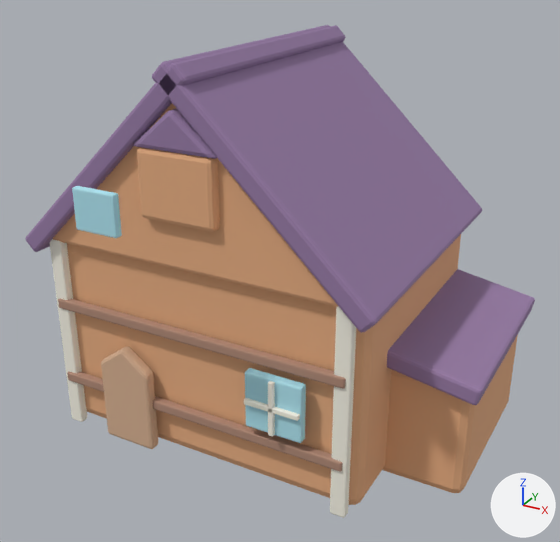
An edit to the glTF model assets/northern/northern_house_orange.glb, drawn before and after from the same camera.
The view is the same before and after, from a camera (50 mm lens) standing at (10.22, -17.71, 13.07) and looking at (0.86, -0.71, 4.57). Arrows for +X, +Y and +Z are at lower right; the lights stay in place. The picture after the commit comes second. Vertices at exactly the same position are counted once.

In view in the first picture: 'northern_house_orange.001'.
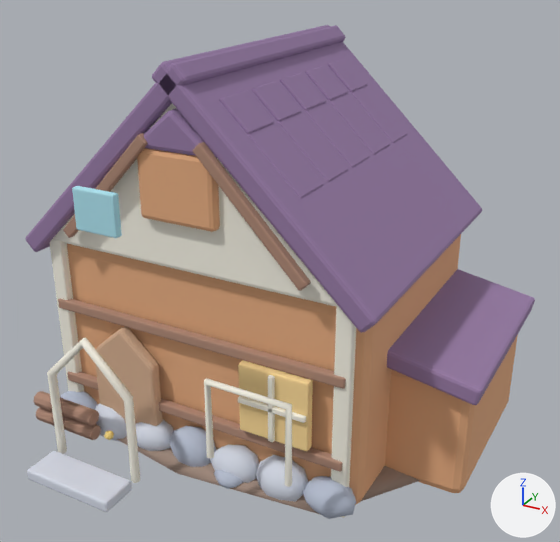
Boxes (x1, y1, x2, y2) around the edits, measured in the pictures (560 x 542 px; the box of a moved part takes in the faces that stretch with it):
'northern_house_orange.001', reshaped: before (25, 25, 535, 518); after (25, 25, 535, 519)
part 1 of me_back_gable_mesh_011, moved or reshaped: before (244, 398, 300, 421); after (238, 396, 306, 423)
part 2 of me_back_gable_mesh_011, moved or reshaped: before (268, 381, 275, 437); after (268, 375, 275, 442)
part 3 of me_back_gable_mesh_011, added: after (104, 431, 114, 440)
part 4 of me_back_gable_mesh_011, added: after (63, 133, 147, 238)
part 5 of me_back_gable_mesh_011, rebuilt: before (101, 347, 158, 449); after (96, 327, 163, 426)
part 6 of me_back_gable_mesh_011, rebuilt (23% wider, 21% taller): before (245, 368, 306, 443); after (238, 360, 313, 451)
part 7 of me_back_gable_mesh_011, added: after (193, 59, 407, 291)
part 8 of me_back_gable_mesh_011, added: after (27, 337, 420, 519)
part 9 of me_back_gable_mesh_011, recoloured (beige to white): (53, 103, 338, 307) in both

The change, as a diff of the scene's bpy script:
```diff
--- a/assets/northern/northern_house_orange.glb.py
+++ b/assets/northern/northern_house_orange.glb.py
@@ me_back_gable_mesh_011 @@
-me_back_gable_mesh_011.from_pydata(...)  # 1104 vertices, 2112 faces; spans x -5.02..6.96, y -10.43..0.46, z -5.62..4.96
+me_back_gable_mesh_011.from_pydata(...)  # 4396 vertices, 8436 faces; spans x -6.1..6.96, y -10.43..1.81, z -5.69..4.96
+# me_back_gable_mesh_011 part 1: the loose piece of 56 vertices spanning x 1.77..3.25, y -7.86..-7.74, z -2.97..-2.83 is scaled about its middle by (1.23, 1, 1)
+# me_back_gable_mesh_011 part 2: the loose piece of 56 vertices spanning x 2.44..2.58, y -7.86..-7.74, z -3.64..-2.16 is scaled about its middle by (1, 1, 1.23)
+# me_back_gable_mesh_011 part 3: the loose piece of 42 vertices spanning x -2.87..-0.45, y -2.34..-0.92, z 2.64..2.98 is copied, and the copy is multiplied about its middle by the matrix ((0.097, -0.003, 0.008), (-0.001, 0.171, 0.006), (0.001, 0.001, 0.649)), then moved by (0.18, -7.47, -7.01), in mat_mrn_gold (yellow #f8da81); it spans x -1.61..-1.37, y -9.23..-8.98, z -4.32..-4.08
+# me_back_gable_mesh_011 part 4: the loose piece of 56 vertices spanning x -4.39..-3.97, y -7.53..-7.27, z -5.62..0.07 is copied, and the copy is multiplied about its middle by the matrix ((0.464, 0.0, 0.465), (0.0, 0.846, 0.0), (-0.445, 0.0, 0.484)), then moved by (2.14, -0.4, 4.65), in mat_mrn_wood (beige #af8976); it spans x -3.46..-0.63, y -7.91..-7.69, z 0.41..3.34
+# me_back_gable_mesh_011 part 5: the loose piece of 70 vertices spanning x -2.85..-1.25, y -7.75..-7.41, z -5.5..-2.58 is rebuilt with 70 vertices and now spans x -3.05..-1.05, y -7.75..-7.41, z -5.5..-1.99
+# me_back_gable_mesh_011 part 6: the loose piece of 56 vertices spanning x 1.74..3.29, y -7.75..-7.49, z -3.68..-2.12 is rebuilt with 56 vertices and now spans x 1.56..3.46, y -7.75..-7.49, z -3.85..-1.95, in mat_mrn_window_warm (beige #ffdd99)
+# me_back_gable_mesh_011 part 7: 1400 vertices added at x -4.12..4.12, y -7.91..-0.33, z 0.41..4.14
+# me_back_gable_mesh_011 part 8: 1290 vertices added at x -6.1..5.96, y -10.26..1.81, z -5.69..-1.58
+# me_back_gable_mesh_011 part 9: 80 faces spanning x -4.59..4.59, y -7.54..-7.12, z 0.0..4.41 switch from mat_mrn_orange (beige #e7ad81) to mat_mrn_cream (white #f8f5e7)
+# other edits to the shape of me_back_gable_mesh_011 do not show in these pictures
 me_back_gable_mesh_011.materials.append(mat_mrn_wood_light)
@@ me_back_gable_mesh_011 @@
 me_back_gable_mesh_011.materials.append(mat_mrn_snow)
+me_back_gable_mesh_011.materials.append(mat_mrn_stone)  # pale blue #b8c0d3
+me_back_gable_mesh_011.materials.append(mat_mrn_gold)  # yellow #f8da81
+me_back_gable_mesh_011.materials.append(mat_mrn_stone_light)  # white #d7ddea
+me_back_gable_mesh_011.materials.append(mat_mrn_earth)  # beige #a0897c
+me_back_gable_mesh_011.materials.append(mat_mrn_leaf_rose)  # pink #da99ad
+me_back_gable_mesh_011.materials.append(mat_mrn_leaf_gold)  # beige #e5c481
+me_back_gable_mesh_011.materials.append(mat_mrn_window_warm)  # beige #ffdd99
```
